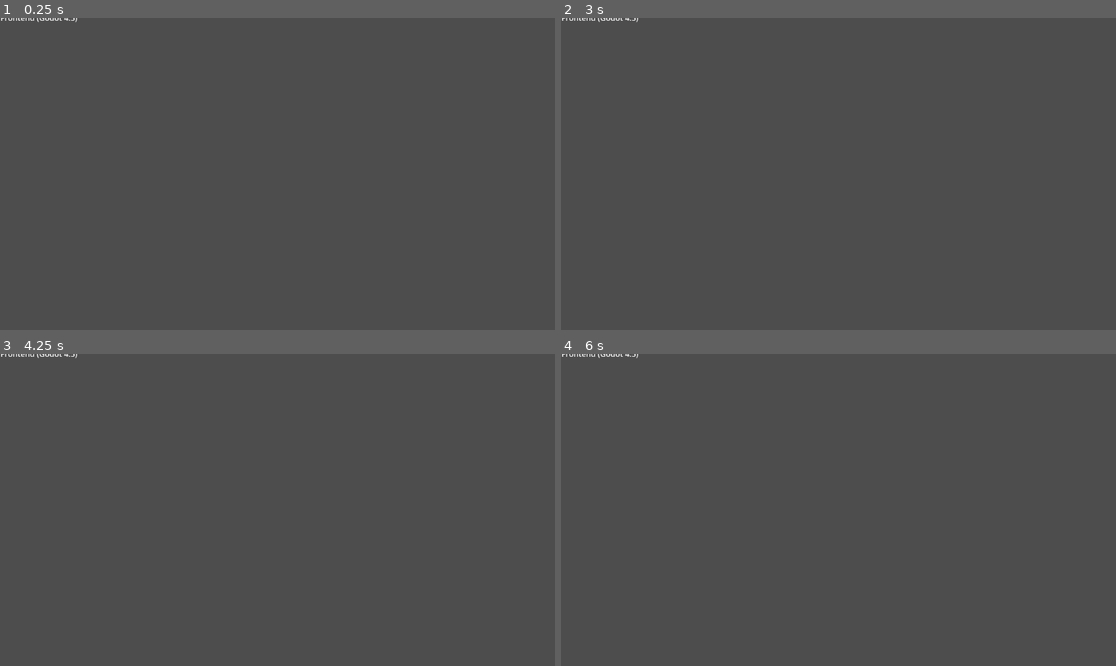
Above: before the commit, frames 1-4 (two rows, left to right).
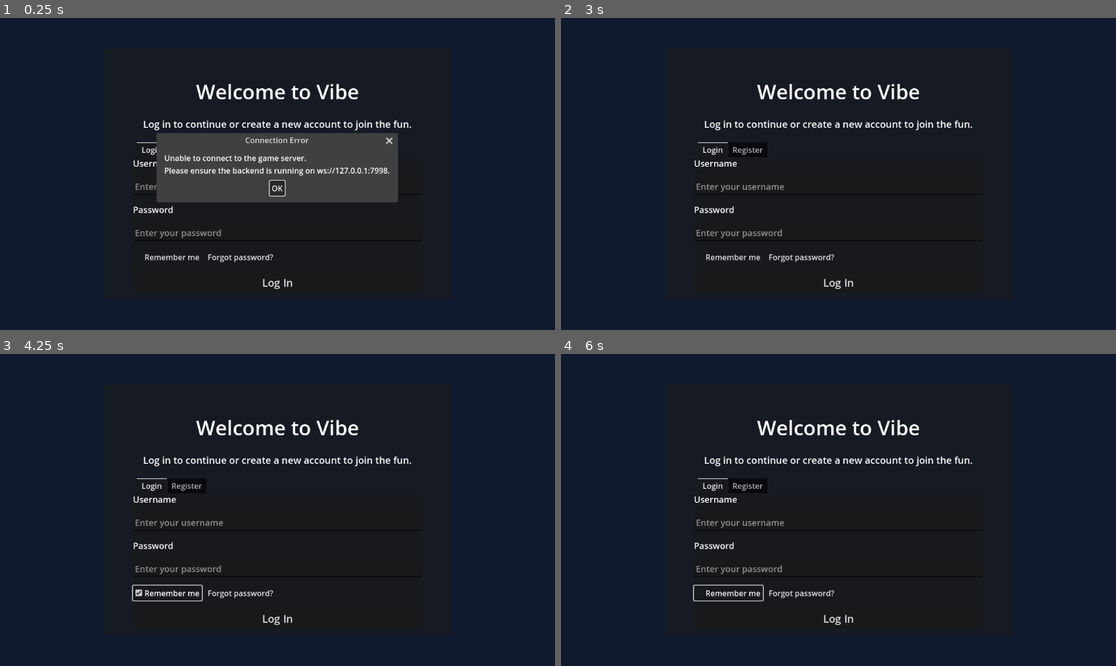
Above: after the commit, the same moments.

Repository: zt1106/vibe-baodatui2
Game: Godot game, scene res://main.tscn
Two runs of this game, one before a commit and one after it. Both use one fixed random seed, a clock stepped at 60 frames per second and the inputs below.
Inputs (mouse positions are in pixels of both pictures, inside the frame that each line leads up to):
- Up to frame 1 (0.25 s): no input
- Up to frame 2 (3 s): click (727, 258) at 0.5 s, where only the run after the commit has a clickable "Remember me"; click (799, 258) at 1.25 s, where only the run after the commit has a clickable "Forgot password?"; click (838, 283) at 2 s, where only the run after the commit has a clickable "Log In"; click (838, 189) at 2.75 s, where only the run after the commit has a clickable "OK"
- Up to frame 3 (4.25 s): click (166, 594) at 3.5 s, where only the run after the commit has a clickable "Remember me"
- Up to frame 4 (6 s): click (799, 594) at 4.25 s, where only the run after the commit has a clickable "Forgot password?"; click (838, 619) at 5 s, where only the run after the commit has a clickable "Log In"; click (727, 594) at 5.75 s, where only the run after the commit has a clickable "Remember me"

The runs differ from the first frame. In frame 1, 91% of the frame differs, in the area x 0-100%, y 0-100%; in frame 2, 100%; in frame 3, 100%; in frame 4, 100%.

Commit message:
Refactor main scene and enhance WebSocket connection management
This update modifies the main scene by replacing the previous Label node with a HomePage instance, streamlining the scene structure. Additionally, the connection_manager.gd script has been enhanced to improve WebSocket connection handling, including better state management and error handling during connection attempts. The project configuration has also been updated to set the viewport size and aspect ratio, ensuring a consistent display across different resolutions.

Diff:
--- /dev/null
+++ b/frontend/home_page.tscn
@@ -0,0 +1,206 @@
+[gd_scene load_steps=11 format=3 uid="uid://home_page_scene"]
+
+[ext_resource type="Script" path="res://scripts/connection_manager.gd" id="1"]
+
+[node name="HomePage" type="Control"]
+layout_mode = 3
+anchors_preset = 15
+anchor_left = 0.0
+anchor_top = 0.0
+anchor_right = 1.0
+anchor_bottom = 1.0
+offset_left = 0.0
+offset_top = 0.0
+offset_right = 0.0
+offset_bottom = 0.0
+size_flags_horizontal = 3
+size_flags_vertical = 3
+script = ExtResource("1")
+
+[node name="Background" type="ColorRect" parent="."]
+layout_mode = 1
+anchors_preset = 15
+anchor_left = 0.0
+anchor_top = 0.0
+anchor_right = 1.0
+anchor_bottom = 1.0
+offset_left = 0.0
+offset_top = 0.0
+offset_right = 0.0
+offset_bottom = 0.0
+color = Color(0.062745, 0.101961, 0.180392, 1.0)
+
+[node name="CenterContainer" type="CenterContainer" parent="."]
+layout_mode = 1
+anchors_preset = 15
+anchor_left = 0.0
+anchor_top = 0.0
+anchor_right = 1.0
+anchor_bottom = 1.0
+offset_left = 0.0
+offset_top = 0.0
+offset_right = 0.0
+offset_bottom = 0.0
+size_flags_horizontal = 3
+size_flags_vertical = 3
+
+[node name="Panel" type="Panel" parent="CenterContainer"]
+layout_mode = 2
+custom_minimum_size = Vector2(720, 520)
+offset_left = -360.0
+offset_top = -260.0
+offset_right = 360.0
+offset_bottom = 260.0
+
+[node name="MarginContainer" type="MarginContainer" parent="CenterContainer/Panel"]
+layout_mode = 2
+offset_left = 20.0
+offset_top = 20.0
+offset_right = 700.0
+offset_bottom = 500.0
+theme_override_constants/margin_left = 40
+theme_override_constants/margin_top = 40
+theme_override_constants/margin_right = 40
+theme_override_constants/margin_bottom = 40
+
+[node name="VBox" type="VBoxContainer" parent="CenterContainer/Panel/MarginContainer"]
+layout_mode = 2
+offset_left = 40.0
+offset_top = 40.0
+offset_right = 660.0
+offset_bottom = 460.0
+theme_override_constants/separation = 24
+
+[node name="Title" type="Label" parent="CenterContainer/Panel/MarginContainer/VBox"]
+layout_mode = 2
+text = "Welcome to Vibe"
+horizontal_alignment = 1
+theme_override_font_sizes/font_size = 42
+
+[node name="Subtitle" type="Label" parent="CenterContainer/Panel/MarginContainer/VBox"]
+layout_mode = 2
+text = "Log in to continue or create a new account to join the fun."
+horizontal_alignment = 1
+autowrap_mode = 2
+theme_override_font_sizes/font_size = 20
+
+[node name="TabContainer" type="TabContainer" parent="CenterContainer/Panel/MarginContainer/VBox"]
+layout_mode = 2
+size_flags_vertical = 3
+size_flags_stretch_ratio = 1.5
+theme_override_font_sizes/tab_title_font_size = 22
+
+[node name="Login" type="VBoxContainer" parent="CenterContainer/Panel/MarginContainer/VBox/TabContainer"]
+layout_mode = 2
+offset_right = 620.0
+offset_bottom = 300.0
+theme_override_constants/separation = 18
+
+[node name="LoginUsernameLabel" type="Label" parent="CenterContainer/Panel/MarginContainer/VBox/TabContainer/Login"]
+layout_mode = 2
+text = "Username"
+theme_override_font_sizes/font_size = 18
+
+[node name="LoginUsername" type="LineEdit" parent="CenterContainer/Panel/MarginContainer/VBox/TabContainer/Login"]
+layout_mode = 2
+placeholder_text = "Enter your username"
+min_size = Vector2(0, 44)
+theme_override_font_sizes/font_size = 18
+
+[node name="LoginPasswordLabel" type="Label" parent="CenterContainer/Panel/MarginContainer/VBox/TabContainer/Login"]
+layout_mode = 2
+text = "Password"
+theme_override_font_sizes/font_size = 18
+
+[node name="LoginPassword" type="LineEdit" parent="CenterContainer/Panel/MarginContainer/VBox/TabContainer/Login"]
+layout_mode = 2
+placeholder_text = "Enter your password"
+secret = true
+min_size = Vector2(0, 44)
+theme_override_font_sizes/font_size = 18
+
+[node name="RememberContainer" type="HBoxContainer" parent="CenterContainer/Panel/MarginContainer/VBox/TabContainer/Login"]
+layout_mode = 2
+theme_override_constants/separation = 8
+
+[node name="Remember" type="CheckBox" parent="CenterContainer/Panel/MarginContainer/VBox/TabContainer/Login/RememberContainer"]
+layout_mode = 2
+text = "Remember me"
+theme_override_font_sizes/font_size = 16
+
+[node name="ForgotPassword" type="Button" parent="CenterContainer/Panel/MarginContainer/VBox/TabContainer/Login/RememberContainer"]
+layout_mode = 2
+text = "Forgot password?"
+size_flags_horizontal = 1
+flat = true
+theme_override_font_sizes/font_size = 16
+
+[node name="LoginButton" type="Button" parent="CenterContainer/Panel/MarginContainer/VBox/TabContainer/Login"]
+layout_mode = 2
+text = "Log In"
+theme_override_font_sizes/font_size = 22
+min_size = Vector2(0, 48)
+
+[node name="Register" type="VBoxContainer" parent="CenterContainer/Panel/MarginContainer/VBox/TabContainer"]
+layout_mode = 2
+offset_right = 620.0
+offset_bottom = 300.0
+theme_override_constants/separation = 18
+
+[node name="RegisterUsernameLabel" type="Label" parent="CenterContainer/Panel/MarginContainer/VBox/TabContainer/Register"]
+layout_mode = 2
+text = "Username"
+theme_override_font_sizes/font_size = 18
+
+[node name="RegisterUsername" type="LineEdit" parent="CenterContainer/Panel/MarginContainer/VBox/TabContainer/Register"]
+layout_mode = 2
+placeholder_text = "Choose a username"
+min_size = Vector2(0, 44)
+theme_override_font_sizes/font_size = 18
+
+[node name="RegisterEmailLabel" type="Label" parent="CenterContainer/Panel/MarginContainer/VBox/TabContainer/Register"]
+layout_mode = 2
+text = "Email"
+theme_override_font_sizes/font_size = 18
+
+[node name="RegisterEmail" type="LineEdit" parent="CenterContainer/Panel/MarginContainer/VBox/TabContainer/Register"]
+layout_mode = 2
+placeholder_text = "name@example.com"
+min_size = Vector2(0, 44)
+theme_override_font_sizes/font_size = 18
+
+[node name="RegisterPasswordLabel" type="Label" parent="CenterContainer/Panel/MarginContainer/VBox/TabContainer/Register"]
+layout_mode = 2
+text = "Password"
+theme_override_font_sizes/font_size = 18
+
+[node name="RegisterPassword" type="LineEdit" parent="CenterContainer/Panel/MarginContainer/VBox/TabContainer/Register"]
+layout_mode = 2
+placeholder_text = "Create a password"
+secret = true
+min_size = Vector2(0, 44)
+theme_override_font_sizes/font_size = 18
+
+[node name="RegisterConfirmLabel" type="Label" parent="CenterContainer/Panel/MarginContainer/VBox/TabContainer/Register"]
+layout_mode = 2
+text = "Confirm Password"
+theme_override_font_sizes/font_size = 18
+
+[node name="RegisterConfirm" type="LineEdit" parent="CenterContainer/Panel/MarginContainer/VBox/TabContainer/Register"]
+layout_mode = 2
+placeholder_text = "Confirm your password"
+secret = true
+min_size = Vector2(0, 44)
+theme_override_font_sizes/font_size = 18
+
+[node name="RegisterButton" type="Button" parent="CenterContainer/Panel/MarginContainer/VBox/TabContainer/Register"]
+layout_mode = 2
+text = "Create Account"
+theme_override_font_sizes/font_size = 22
+min_size = Vector2(0, 48)
+
+[node name="ErrorDialog" type="AcceptDialog" parent="."]
+visible = false
+dialog_text = "Unable to connect to the game server.\nPlease ensure the backend is running on ws://127.0.0.1:7998."
+title = "Connection Error"
+position = Vector2(480, 260)
--- a/frontend/main.tscn
+++ b/frontend/main.tscn
@@ -1,18 +1,7 @@
 [gd_scene load_steps=2 format=3]
 
-[node name="Main" type="Node2D"]
-position = Vector2(0, 0)
+[ext_resource type="PackedScene" path="res://home_page.tscn" id="1"]
 
-[node name="Label" type="Label" parent="."]
-anchors_preset = 8
-anchor_left = 0.5
-anchor_top = 0.5
-anchor_right = 0.5
-anchor_bottom = 0.5
-offset_left = -200.0
-offset_top = -20.0
-offset_right = 200.0
-offset_bottom = 20.0
-text = "Welcome to the Vibe Frontend (Godot 4.5)"
-horizontal_alignment = 1
-vertical_alignment = 1
+[node name="Main" type="Node"]
+
+[node name="HomePage" parent="." instance=ExtResource("1")]
--- a/frontend/project.godot
+++ b/frontend/project.godot
@@ -14,6 +14,10 @@
 run/main_scene="res://main.tscn"
 config/features=PackedStringArray("4.5")
 config/icon="res://icon.svg"
+display/window/size/viewport_width=1280
+display/window/size/viewport_height=720
+display/window/size/mode=2
+display/window/size/aspect="keep"
 
 [rendering]
 
--- a/frontend/scripts/connection_manager.gd
+++ b/frontend/scripts/connection_manager.gd
@@ -24,10 +24,29 @@
 		_elapsed += delta
 		if _elapsed >= timeout_seconds:
 			_connecting = false
-			_client.disconnect_from_host(1000, "timeout")
+			_client.close()
 			emit_signal("connection_failed")
-	if _client.get_ready_state() == WebSocketPeer.STATE_CONNECTING or _client.get_ready_state() == WebSocketPeer.STATE_OPEN:
-		_client.poll()
+
+	# Always poll the WebSocket to update its state
+	_client.poll()
+
+	# Check connection state after polling
+	var state = _client.get_ready_state()
+	match state:
+		WebSocketPeer.STATE_CONNECTING:
+			# Still connecting, do nothing
+			pass
+		WebSocketPeer.STATE_OPEN:
+			if _connecting:
+				_on_handshake_completed()
+		WebSocketPeer.STATE_CLOSING:
+			# Connection is closing
+			pass
+		WebSocketPeer.STATE_CLOSED:
+			if _connecting:
+				_on_connection_error()
+			elif _connected:
+				_on_connection_closed()
 
 func _attempt_connection() -> void:
 	_elapsed = 0.0
@@ -37,25 +56,20 @@
 		_connecting = false
 		emit_signal("connection_failed")
 		return
-	_client.handshake_completed.connect(_on_handshake_completed)
-	_client.connection_closed.connect(_on_connection_closed)
-	_client.connection_error.connect(_on_connection_error)
 
-func _on_handshake_completed(_protocol: String = "") -> void:
+func _on_handshake_completed() -> void:
 	_connecting = false
 	_connected = true
 	emit_signal("connection_succeeded")
 
-func _on_connection_closed(_was_clean: bool = false) -> void:
-	if not _connected and _connecting:
-		# closed before success (likely refused)
-		_connecting = false
-		emit_signal("connection_failed")
+func _on_connection_closed() -> void:
+	_connected = false
+	# Connection was closed, could implement reconnection logic here
 
 func _on_connection_error() -> void:
-	if _connecting:
-		_connecting = false
-		emit_signal("connection_failed")
+	_connecting = false
+	_connected = false
+	emit_signal("connection_failed")
 
 func _on_connection_failed() -> void:
 	if _error_dialog:
Not shown, added: frontend/scripts/connection_manager.gd.uid
